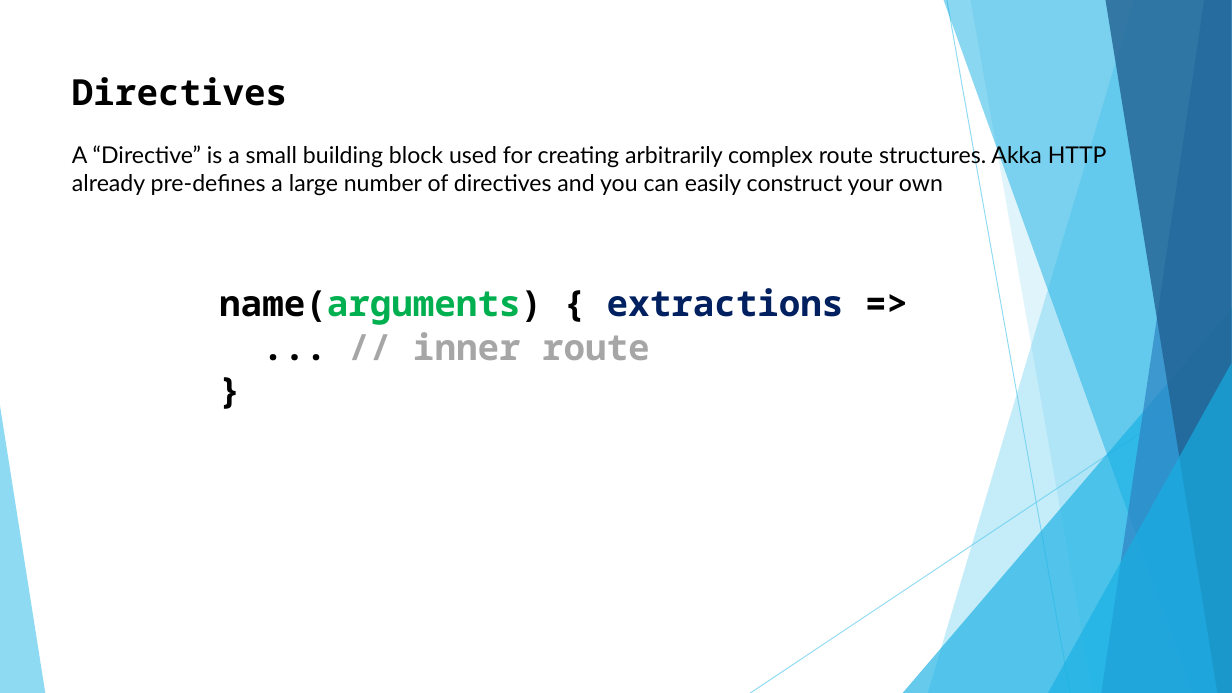
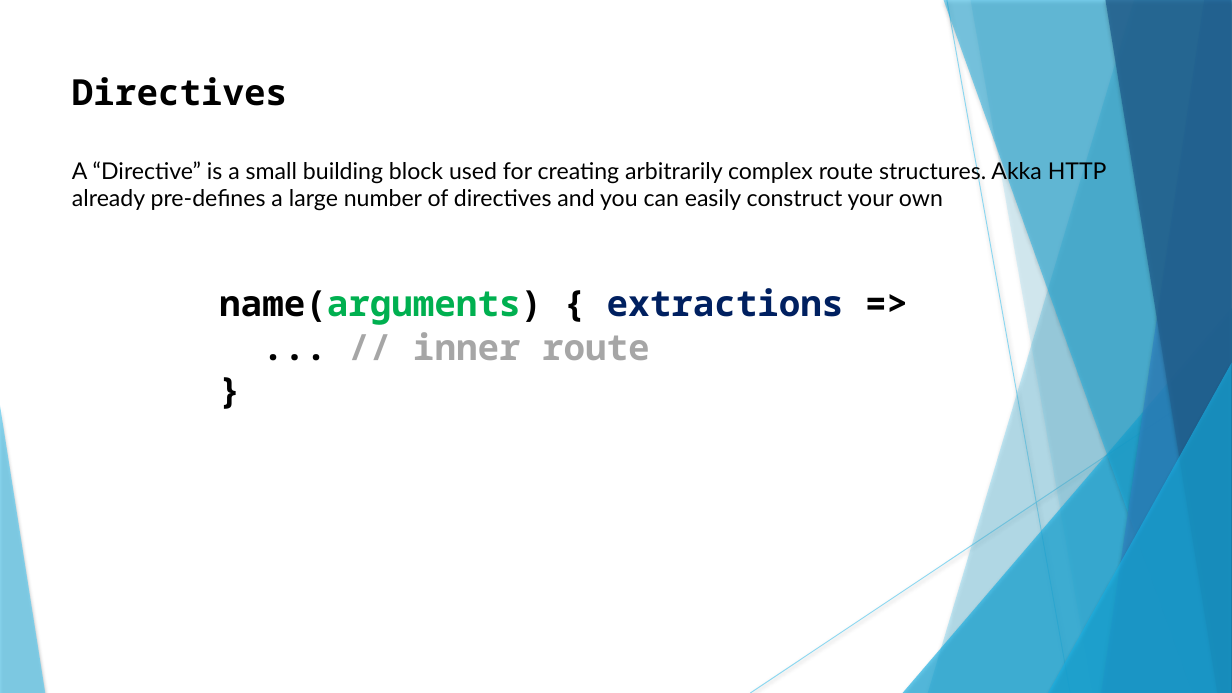
Before and after one commit to gmax-ws/akka-hhtp-microservice, a slide deck: slide 14 of presentation/reactive-microservice.pptx. Drawn at 1232x693 pixels with LibreOffice and Linux fonts; fonts in the diff are those of the drawing. Boxes give left, top, right and bottom in pixels: in the first picture for what was removed or moved away, otherwise in the second. Text is boxed around its words. In the diff, an @@ line names an element or a change of style, - is before the commit and + after.

```diff
--- a/presentation/reactive-microservice.pptx
+++ b/presentation/reactive-microservice.pptx
@@ line (947, 0) - (1070, 693): stroke #5FCBEF 0.75 pt to #5FCBEF 0.74 pt @@
@@ freeform shape at box(970, 0, 1232, 693): shadow on; outline redrawn @@
@@ text "Directives" rewrapped from box(72, 77, 1107, 196) to box(72, 77, 1107, 211) @@
@@ line (1232, 372) - (750, 693): stroke #5FCBEF 0.75 pt to #5FCBEF 0.74 pt @@
@@ shadow on in 7 elements at box(928, 0, 1232, 693), box(903, 308, 1232, 693), box(944, 0, 1232, 693), box(1102, 0, 1232, 693), box(1105, 0, 1232, 693), box(1048, 363, 1232, 693), box(0, 406, 45, 693) @@
```
Also in this commit, not shown: 21 other slides changed, 4 other files.
